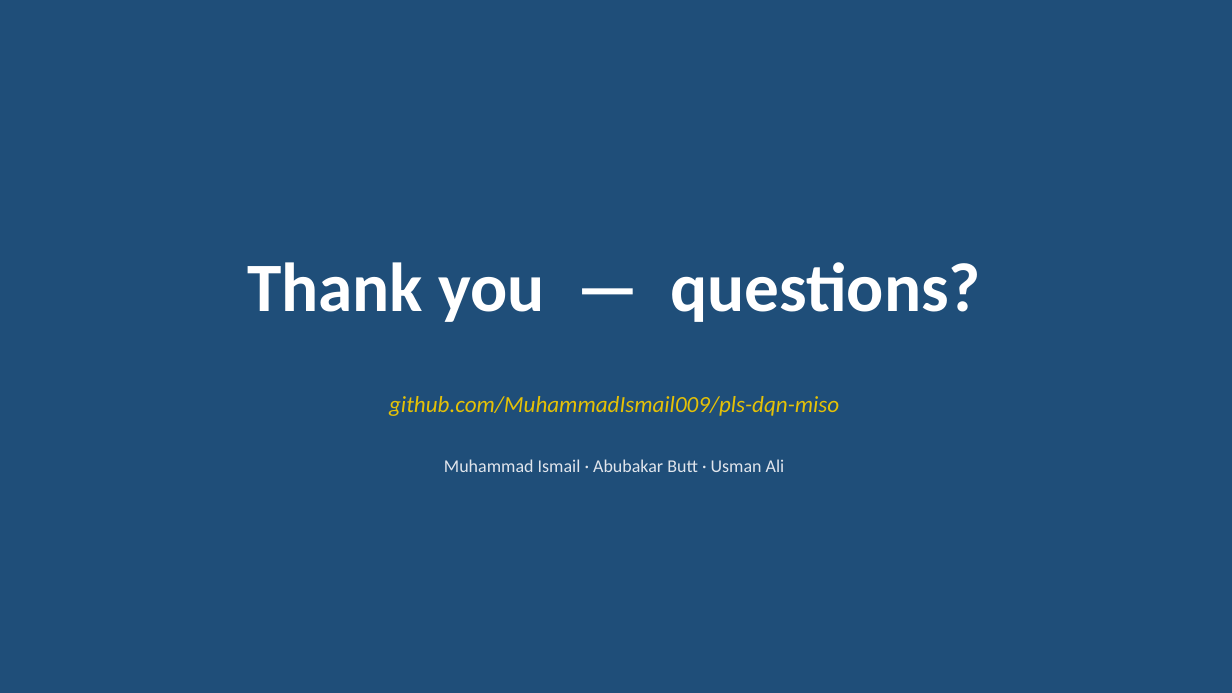
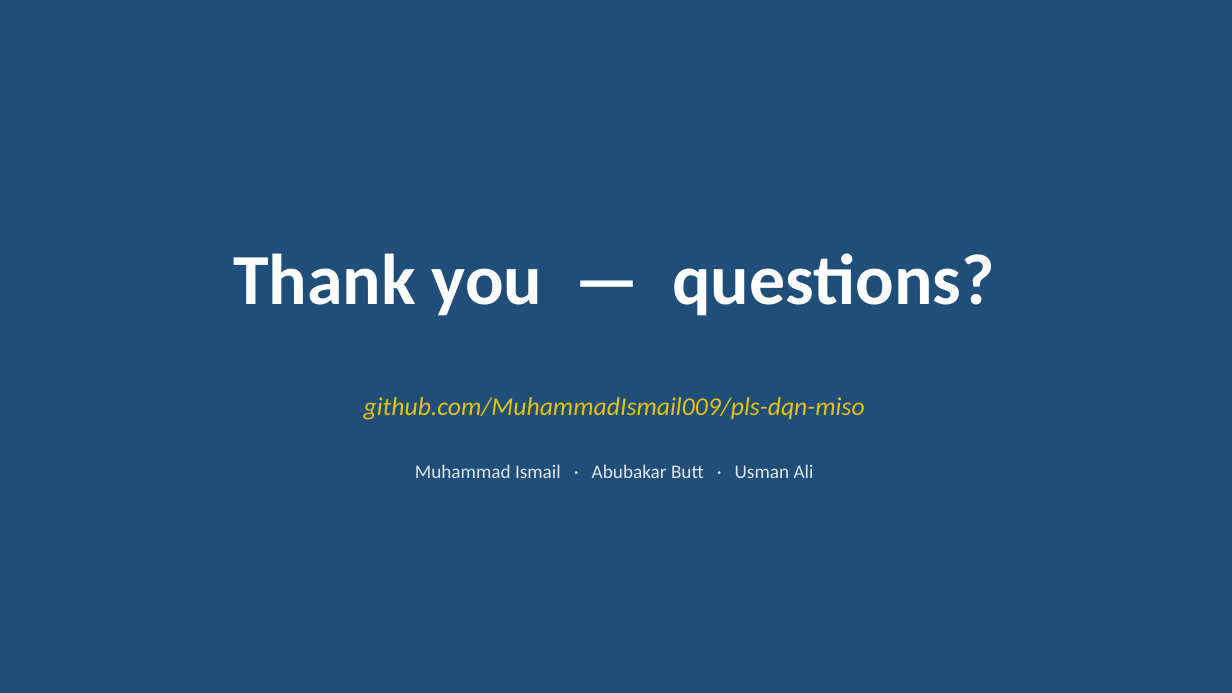
Before and after one commit to kryptbakar/DQN-Enhanced-Adaptive-Artificial-Noise-Power-Allocation, a slide deck: slide 13 of report/slides.pptx. Drawn at 1232x693 pixels with LibreOffice and Linux fonts; fonts in the diff are those of the drawing. Boxes give left, top, right and bottom in pixels: in the first picture for what was removed or moved away, otherwise in the second. Text is boxed around its words. In the diff, an @@ line names an element or a change of style, - is before the commit and + after.

Commit message:
redesign slide deck — visual cards, fewer formulas, classroom-friendly
The previous deck packed too much math and dense bullets per slide for a
10-12 minute talk in front of a mixed audience (instructor + classmates).
This pass restructures the same 13-slide flow around visual cards, larger
type, and one-idea-per-slide.

Per-slide changes:
- Slide 1: cleaner title, accent strip, larger paper title.
- Slide 2 (problem): story-first, no inline math; 5 short bullets.
- Slide 3 (system model): three coloured cards for Alice / Bob / Eve;
  only the imperfect-CSI equation kept, embedded as a rendered PNG.
- Slide 4 (classical answers): two side-by-side cards (Fixed vs
  Traditional) with pros/cons rather than equations.
- Slide 5 (failure mode): full-bleed figure, single-sentence caption.
- Slide 6 (our approach): three idea blocks (Reframe / Two key inputs /
  Single deployable model) instead of architecture details.
- Slide 7 (state + action): icons for the seven state items, one
  rendered equation for the alignment cue, two cards for action and
  network. Formula-density way down.
- Slide 8 (training): training curve on the left, three 'stat' cards
  (7000 episodes, ~38 s, three Nt) replacing the dense hyperparam list.
- Slides 9 + 10: same plot story but trimmed captions.
- Slide 11 (demo cue): five compact tab cards with icon + name + 1-line
  description.
- Slide 12 (takeaways): three coloured cards (Problem / Fix / Outcome)
  instead of a long bullet list.
- Slide 13: thank-you, unchanged.

Reduces visible formula count from a dozen-plus inline strings to two
rendered PNGs (CSI model on slide 3, alignment on slide 7) — math is
still present where it earns its place, but the deck reads as a
presentation, not a paper.

```diff
--- a/report/slides.pptx
+++ b/report/slides.pptx
@@ text "Thank you — questions?": place and size @@
-text "Thank you — questions?" at <box>247,262,981,322</box>
+text "Thank you — questions?" at <box>233,253,994,316</box>
@@ text "Thank you — questions?" at <box>233,253,994,316</box>: size 54 to 56 pt @@
@@ text "github.com/MuhammadIsmail009/pls-dqn-miso" at <box>364,397,865,420</box>: size 18 to 20 pt @@
@@ text "Muhammad Ismail · Abubakar Butt ..." at <box>415,464,814,478</box>: size 14 to 15 pt @@
```
Also in this commit, not shown: 7 other slides changed, 5 slides added, 5 slides removed, 1 other file.
